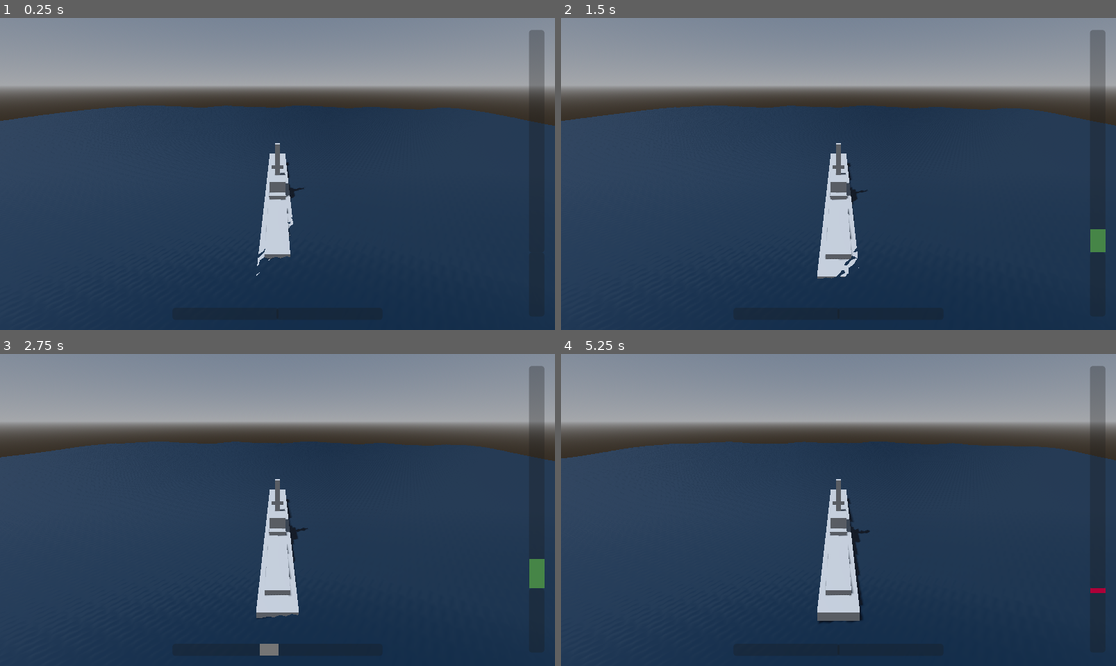
Above: before the commit, frames 1-4 (two rows, left to right).
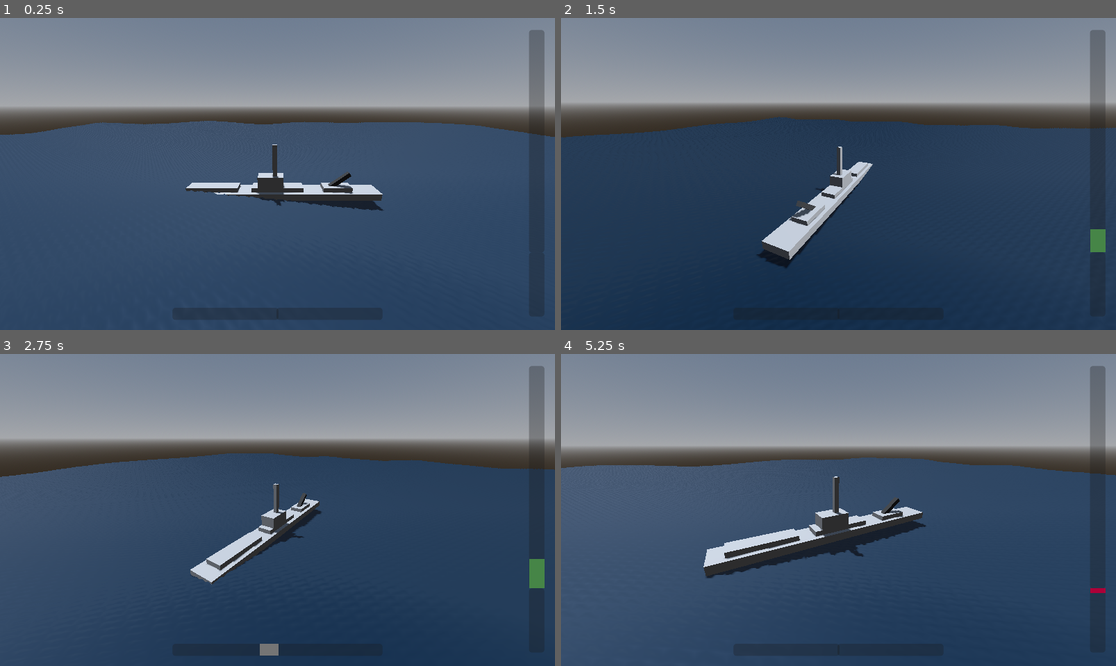
Above: after the commit, the same moments.

Repository: Alexamakans/bubbelspel
Game: Godot game, scene res://scenes/world.tscn
The game is run twice, just before and just after one commit, with the same random seed, the same clock (stepped at 60 frames per second) and the same inputs.
Inputs (mouse positions are in pixels of both pictures, inside the frame that each line leads up to):
- Up to frame 1 (0.25 s): no input
- Up to frame 2 (1.5 s): move the mouse to (960, 158) at 0.52 s; hold W (move_forward) 0.53-1.28 s; tap Mouse wheel up (look_zoom_in, bound only after the commit) at 0.6 s; tap Mouse wheel down (look_zoom_out, bound only after the commi… at 0.8, 1.35 s; move the mouse to (727, 189) at 1.27 s; hold S (move_backward) from 1.28 s (still down)
- Up to frame 3 (2.75 s): tap Mouse wheel up (look_zoom_in, bound only after the commit) at 1.55 s; move the mouse to (333, 441) at 2.02 s; release S (move_backward) at 2.03 s; hold W (move_forward) from 2.03 s (still down); tap A (move_portside) at 2.1 s; tap Mouse wheel down (look_zoom_out, bound only after the commi… at 2.3 s
- Up to frame 4 (5.25 s): move the mouse to (810, 572) at 2.77 s; tap D (move_starboard) at 2.85 s; tap Mouse wheel up (look_zoom_in, bound only after the commit) at 3.05, 3.6, 4.55, 5.1 s; move the mouse to (1005, 556) at 3.52 s; release W (move_forward) at 3.53 s; hold S (move_backward) from 3.53 s (still down); tap Mouse wheel down (look_zoom_out, bound only after the commi… at 3.8, 4.35 s; move the mouse to (672, 463) at 4.27 s; tap Enter at 5 s; move the mouse to (866, 510) at 5.02 s

The runs differ from the first frame. In frame 1, 22% of the frame differs, in the area x 0-100%, y 22-100%; in frame 2, 16%; in frame 3, 16%; in frame 4, 22%, in the area x 0-100%, y 20-100%.

Commit message:
some camera stuff, but not all because I pushed to main (#19)
closes #1

Reviewed-on: http://10.0.0.2:3000/alex/bubbelspel/pulls/19
Reviewed-by: alex <alex@alex.alex>
Co-authored-by: Kalle Fagerberg <kalle.fagerberg@riskident.com>
Co-committed-by: Kalle Fagerberg <kalle.fagerberg@riskident.com>

Diff:
--- a/project.godot
+++ b/project.godot
@@ -41,6 +41,21 @@
 , Object(InputEventKey,"resource_local_to_scene":false,"resource_name":"","device":-1,"window_id":0,"alt_pressed":false …(186 unchanged characters)…
 ]
 }
+look_zoom_in={
+"deadzone": 0.2,
+"events": [Object(InputEventMouseButton,"resource_local_to_scene":false,"resource_name":"","device":-1,"window_id":0,"alt_pressed":false,"shift_pressed":false,"ctrl_pressed":false,"meta_pressed":false,"button_mask":8,"position":Vector2(403, 28),"global_position":Vector2(422, 124),"factor":1.0,"button_index":4,"canceled":false,"pressed":true,"double_click":false,"script":null)
+]
+}
+look_zoom_out={
+"deadzone": 0.2,
+"events": [Object(InputEventMouseButton,"resource_local_to_scene":false,"resource_name":"","device":-1,"window_id":0,"alt_pressed":false,"shift_pressed":false,"ctrl_pressed":false,"meta_pressed":false,"button_mask":16,"position":Vector2(546, 44),"global_position":Vector2(565, 140),"factor":1.0,"button_index":5,"canceled":false,"pressed":true,"double_click":false,"script":null)
+]
+}
+
+[input_devices]
+
+pointing/android/enable_pan_and_scale_gestures=true
+pointing/emulate_mouse_from_touch=false
 
 [rendering]
 
--- a/scenes/player.tscn
+++ b/scenes/player.tscn
@@ -1,6 +1,7 @@
-[gd_scene load_steps=16 format=3 uid="uid://dl8sae6e1wjis"]
+[gd_scene load_steps=20 format=3 uid="uid://dl8sae6e1wjis"]
 
 [ext_resource type="Script" uid="uid://b7n6tsonvgaqu" path="res://scenes/player.gd" id="1_3vyb7"]
+[ext_resource type="Script" uid="uid://ctxyiw2s17xid" path="res://scenes/player_camera.gd" id="2_g2els"]
 
 [sub_resource type="BoxShape3D" id="BoxShape3D_u8vuu"]
 size = Vector3(1, 0.415, 4.504)
@@ -16,6 +17,12 @@
 
 [sub_resource type="BoxMesh" id="BoxMesh_dqkch"]
 size = Vector3(18, 5, 33.35)
+
+[sub_resource type="BoxMesh" id="BoxMesh_fjrip"]
+size = Vector3(6.015, 5, 33.35)
+
+[sub_resource type="StandardMaterial3D" id="StandardMaterial3D_g2els"]
+albedo_color = Color(0.2, 0.2, 0.2, 1)
 
 [sub_resource type="BoxMesh" id="BoxMesh_qlg0r"]
 size = Vector3(18, 20, 30)
@@ -43,6 +50,10 @@
 [sub_resource type="Environment" id="Environment_g2els"]
 background_mode = 2
 sky = SubResource("Sky_4wyf3")
+
+[sub_resource type="Curve" id="Curve_g2els"]
+_data = [Vector2(0, 0), 0.0, 0.487478, 0, 0, Vector2(0.501799, 0.885445), 1.19983, 1.19983, 0, 0, Vector2(1, 1), -0.436029, 0.0, 0, 0]
+point_count = 3
 
 [node name="player" type="CharacterBody3D" node_paths=PackedStringArray("speed_forward_bar", "speed_reverse_bar", "rot_starboard_bar", "rot_portside_bar")]
 script = ExtResource("1_3vyb7")
@@ -75,6 +86,11 @@
 [node name="MeshInstance3D6" type="MeshInstance3D" parent="."]
 transform = Transform3D(1, 0, 0, 0, 1, 0, 0, 0, 1, 0, 10.4003, -70.6084)
 mesh = SubResource("BoxMesh_dqkch")
+
+[node name="MeshInstance3D7" type="MeshInstance3D" parent="."]
+transform = Transform3D(1, 0, 0, 0, 0.790176, -0.612879, 0, 0.612879, 0.790176, 0, 17.5979, -71.6043)
+mesh = SubResource("BoxMesh_fjrip")
+surface_material_override/0 = SubResource("StandardMaterial3D_g2els")
 
 [node name="MeshInstance3D4" type="MeshInstance3D" parent="."]
 transform = Transform3D(1, 0, 0, 0, 1, 0, 0, 0, 1, 0, 15.7693, 7.91709)
@@ -155,8 +171,20 @@
 fill_mode = 1
 show_percentage = false
 
-[node name="Camera3D" type="Camera3D" parent="."]
-transform = Transform3D(1, 0, 0, 0, 0.902555, 0.430574, 0, -0.430574, 0.902555, 0, 120.123, 200.292)
+[node name="Camera3D" type="Camera3D" parent="." node_paths=PackedStringArray("focus_point")]
+transform = Transform3D(1, 0, 0, 0, 0.902555, 0.430574, 0, -0.430574, 0.902555, 1.29224, 120.123, 198.017)
+top_level = true
 environment = SubResource("Environment_g2els")
 current = true
 fov = 80.0
+script = ExtResource("2_g2els")
+focus_point = NodePath("../CameraFocusPoint")
+distance_min = 50.0
+distance_max = 800.0
+zoom_speed = 1400.0
+y_look_speed = 0.5
+x_look_curve = SubResource("Curve_g2els")
+
+[node name="CameraFocusPoint" type="Marker3D" parent="."]
+transform = Transform3D(1, 0, 0, 0, 1, 0, 0, 0, 1, 0, 27.446, 0)
+gizmo_extents = 5.0
--- a/scenes/player_camera.gd
+++ b/scenes/player_camera.gd
@@ -1 +1,51 @@
 extends Camera3D
+
+@export var focus_point: Node3D
+@export var distance_min: float = 10
+@export var distance_max: float = 100
+@export var zoom_speed: float = 5
+@export var y_look_speed: float = 10
+@export var x_look_curve: Curve
+@export var x_look_deg_close: float = 15
+@export var x_look_deg_far: float = 30
+
+var distance_current: float
+var y_rad_current: float # aka yaw
+
+func _ready() -> void:
+	var vector = focus_point.global_position - global_position
+	distance_current = vector.length()
+
+	var camera_forward = -global_basis.z
+	y_rad_current = atan2(camera_forward.z, camera_forward.x)
+
+func _process(delta: float) -> void:
+	if Input.is_action_just_pressed("look_zoom_in"):
+		distance_current -= zoom_speed * delta
+		distance_current = clampf(distance_current, distance_min, distance_max)
+	if Input.is_action_just_pressed("look_zoom_out"):
+		distance_current += zoom_speed * delta
+		distance_current = clampf(distance_current, distance_min, distance_max)
+
+	var dist_01 = inverse_lerp(distance_min, distance_max, distance_current)
+	var curved_t = x_look_curve.sample(dist_01)
+	var x_rad = deg_to_rad(lerpf(x_look_deg_close, x_look_deg_far, curved_t))
+
+	var x_rot = Quaternion.from_euler(Vector3(x_rad, 0, 0))
+	var y_rot = Quaternion.from_euler(Vector3(0, y_rad_current, 0))
+	var forward = Vector3.FORWARD * x_rot * y_rot
+	#forward.y -= 0.5
+	#forward = forward.normalized()
+
+	global_position = focus_point.global_position - forward * distance_current
+
+	look_at(focus_point.global_position)
+
+func _input(event: InputEvent) -> void:
+	if event is InputEventMouseMotion:
+		y_rad_current += deg_to_rad(event.relative.x * y_look_speed)
+
+	elif event is InputEventMagnifyGesture:
+		# TODO: i don't know if this even works
+		distance_current += event.factor * zoom_speed
+		distance_current = clampf(distance_current, distance_min, distance_max)
